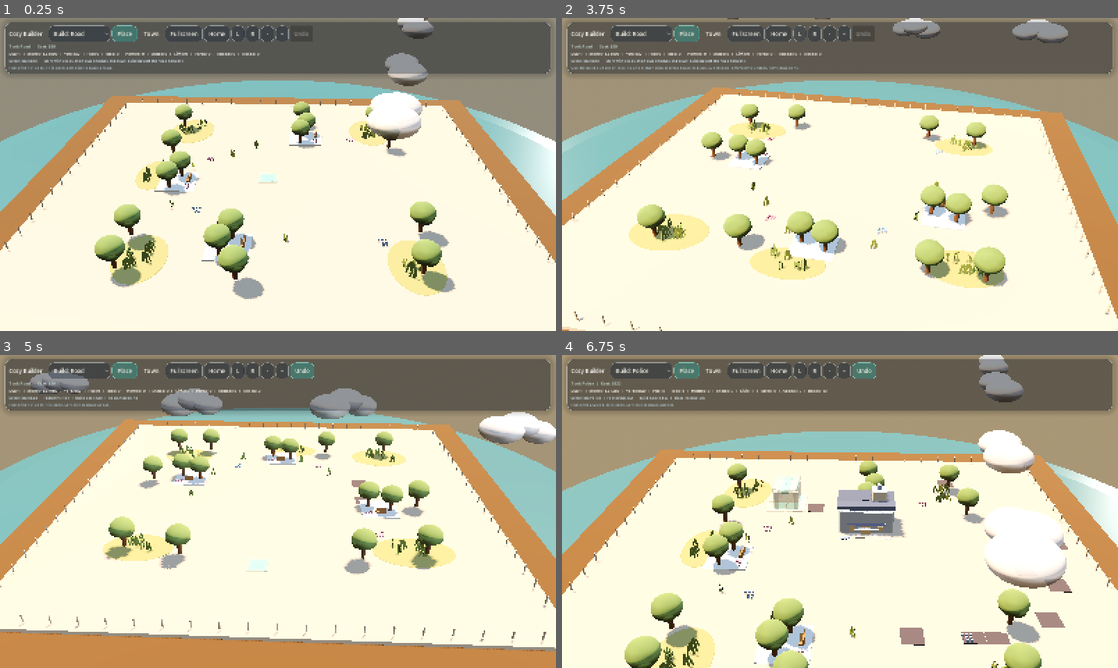
Above: before the commit, frames 1-4 (two rows, left to right).
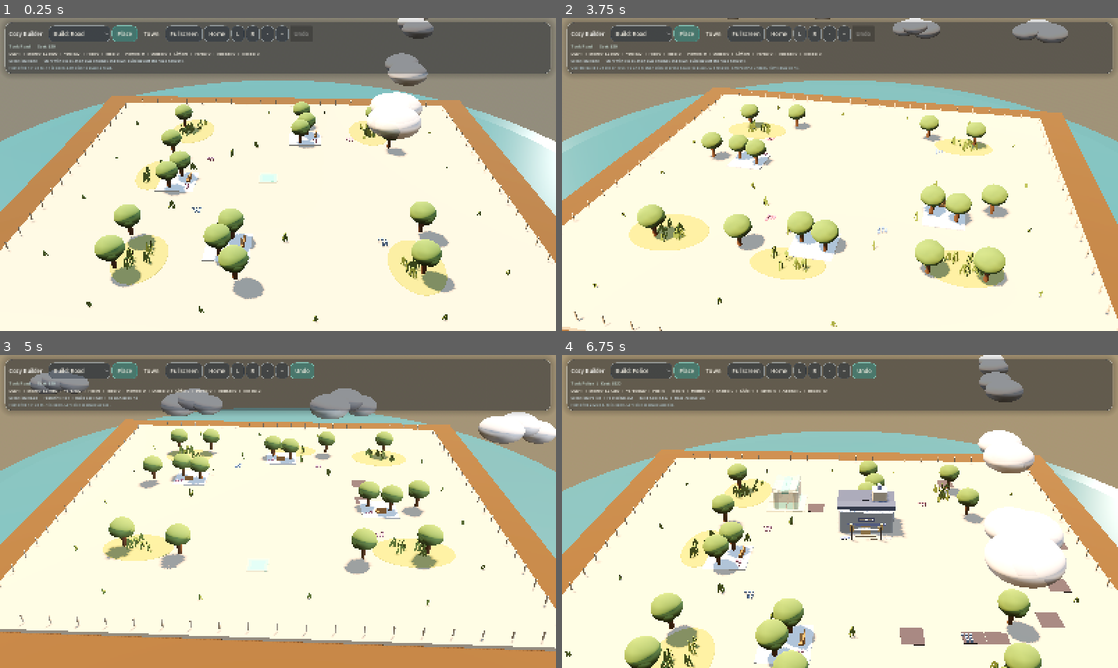
Above: after the commit, the same moments.

Repository: johnswaffles/my-backend-api
Game: Godot game, scene res://scenes/Main.tscn
Same seed, same stepped clock (60 frames per second), same inputs: the game is played once before the commit and once after it.
Inputs (mouse positions are in pixels of both pictures, inside the frame that each line leads up to):
- Up to frame 1 (0.25 s): no input
- Up to frame 2 (3.75 s): click "Build: Road" at 0.5 s; click "Place" at 1.25 s; click "Town" at 2 s; click "Home" at 2.75 s; click "L" at 3.5 s
- Up to frame 3 (5 s): tap Space at 4.25, 4.52 s; move the mouse to (250, 574) at 4.27 s; hold W from 4.28 s (still down); tap 1 at 4.35 s; click (250, 574) at 4.42 s
- Up to frame 4 (6.75 s): release W at 5 s; tap Enter at 5 s; drag from (1006, 558) to (812, 574) at 5.02 s; move the mouse to (673, 464) at 5.77 s; hold A 5.78-6.5 s; tap 3 at 5.85 s; drag from (867, 511) to (673, 464) at 6.52 s

The runs differ from the first frame. In frame 1, 0.6% of the frame differs, in the area x 7-92%, y 29-98%; in frame 2, 0.8%; in frame 3, 0.5%; in frame 4, 0.8%, in the area x 0-93%, y 36-100%.

Commit message:
Enrich Godot terrain and storefront charm

Diff:
--- a/cozy-builder-godot/scripts/main.gd
+++ b/cozy-builder-godot/scripts/main.gd
@@ -1534,6 +1534,26 @@
 		_add_edge_post(Vector3(edge - half, 0.12, -half - 0.9))
 		_add_edge_post(Vector3(edge - half, 0.12, half + 0.9))
 
+	for shore_pos in [
+		Vector3(-8.7, -0.14, -6.4),
+		Vector3(-8.9, -0.14, -2.8),
+		Vector3(-8.8, -0.14, 0.8),
+		Vector3(-8.5, -0.14, 4.6),
+		Vector3(8.7, -0.14, -5.8),
+		Vector3(8.9, -0.14, -1.6),
+		Vector3(8.6, -0.14, 2.2),
+		Vector3(8.5, -0.14, 6.0),
+		Vector3(-5.9, -0.14, -8.8),
+		Vector3(-1.5, -0.14, -8.6),
+		Vector3(2.6, -0.14, -8.9),
+		Vector3(6.4, -0.14, -8.7),
+		Vector3(-6.8, -0.14, 8.8),
+		Vector3(-2.2, -0.14, 8.6),
+		Vector3(1.8, -0.14, 8.8),
+		Vector3(5.9, -0.14, 8.7),
+	]:
+		_add_shore_detail(shore_pos)
+
 
 func _build_meadow() -> void:
 	for patch in [
@@ -1690,6 +1710,9 @@
 	_add_box(Vector3(width * 0.26, 0.28, depth * 0.53), Vector3(0.2, 0.28, 0.05), _window_material, root)
 	_add_round_canopy(Vector3(0.0, 0.36, depth * 0.62), Vector3(width * 0.48, 0.18, 0.22), _make_material_from_color(palette.trim, 0.52), root)
 	_add_local_cylinder(Vector3(width * 0.24, 1.9, -depth * 0.16), 0.11, 0.11, 0.22, _make_material_from_color(palette.accent, 0.42), root)
+	_add_service_steps(root, depth * 0.75, width * 0.42)
+	_add_front_lanterns(root, depth * 0.84, width * 0.52)
+	_add_signboard_local(Vector3(0.0, 0.98, depth * 0.72), Vector2(0.74, 0.16), palette.accent, "badge", root)
 	_add_shrub_cluster(Vector3(-width * 0.38, 0.0, depth * 0.82), palette.accent, root, 2)
 	_add_shrub_cluster(Vector3(width * 0.38, 0.0, depth * 0.82), palette.trim, root, 2)
 	return root
@@ -1713,6 +1736,9 @@
 		_add_box(Vector3(i * width * 0.24, 0.62, depth * 0.54), Vector3(width * 0.18, 0.08, 0.07), _make_material_from_color(palette.accent, 0.44), root)
 	_add_box(Vector3(0.0, 0.84, depth * 0.56), Vector3(width * 0.54, 0.12, 0.06), _make_material_from_color(palette.accent, 0.4), root)
 	_add_local_cylinder(Vector3(width * 0.34, 2.03, -depth * 0.12), 0.1, 0.1, 0.28, _make_material_from_color(palette.accent, 0.46), root)
+	_add_service_steps(root, depth * 0.8, width * 0.64)
+	_add_signboard_local(Vector3(0.0, 0.98, depth * 0.72), Vector2(0.88, 0.18), palette.accent, "fire", root)
+	_add_hydrant_local(Vector3(-width * 0.34, 0.08, depth * 0.92), root)
 	_add_shrub_cluster(Vector3(-width * 0.34, 0.0, depth * 0.84), palette.accent, root, 2)
 	_add_shrub_cluster(Vector3(width * 0.34, 0.0, depth * 0.84), palette.trim, root, 2)
 	return root
@@ -1736,6 +1762,9 @@
 	_add_box(Vector3(0.0, 0.28, depth * 0.56), Vector3(width * 0.16, 0.42, 0.05), _window_material, root)
 	_add_round_canopy(Vector3(0.0, 0.28, depth * 0.68), Vector3(width * 0.44, 0.14, 0.18), _make_material_from_color(palette.trim, 0.48), root)
 	_add_local_sphere(Vector3(0.0, 1.18, 0.0), 0.18, 0.22, _make_material_from_color(palette.accent, 0.36), root)
+	_add_service_steps(root, depth * 0.78, width * 0.48)
+	_add_front_lanterns(root, depth * 0.84, width * 0.5)
+	_add_signboard_local(Vector3(0.0, 0.98, depth * 0.7), Vector2(0.84, 0.16), palette.accent, "vault", root)
 	_add_shrub_cluster(Vector3(-width * 0.32, 0.0, depth * 0.84), palette.accent, root, 2)
 	_add_shrub_cluster(Vector3(width * 0.32, 0.0, depth * 0.84), palette.trim, root, 2)
 	return root
@@ -1763,6 +1792,8 @@
 		{"pos": Vector3(width * 0.26, 0.12, depth * 0.82), "color": Color("6ca8c4")}
 	]:
 		_add_box(produce_data.pos, Vector3(0.18, 0.14, 0.18), _make_material_from_color(produce_data.color, 0.82), root)
+	_add_crate_stack_local(Vector3(-width * 0.42, 0.08, depth * 0.9), palette.accent, root)
+	_add_signboard_local(Vector3(0.0, 0.98, depth * 0.72), Vector2(0.96, 0.18), palette.accent, "grocer", root)
 	_add_shrub_cluster(Vector3(-width * 0.36, 0.0, depth * 0.86), palette.trim, root, 2)
 	_add_shrub_cluster(Vector3(width * 0.36, 0.0, depth * 0.86), palette.accent, root, 2)
 	return root
@@ -1788,6 +1819,8 @@
 		var umbrella := _add_local_sphere(Vector3(patio_x * width, 0.28, depth * 0.95), 0.13, 0.16, _make_material_from_color(palette.accent, 0.46), root)
 		umbrella.scale = Vector3(1.4, 0.3, 1.4)
 	_add_box(Vector3(width * 0.28, height + 0.42, -depth * 0.08), Vector3(0.12, 0.4, 0.12), _stone_material, root)
+	_add_string_lights_local(root, depth * 0.98, width * 0.72)
+	_add_signboard_local(Vector3(0.0, 0.98, depth * 0.74), Vector2(0.88, 0.16), palette.accent, "bistro", root)
 	_add_shrub_cluster(Vector3(-width * 0.42, 0.0, depth * 0.88), palette.trim, root, 2)
 	_add_shrub_cluster(Vector3(width * 0.42, 0.0, depth * 0.88), palette.accent, root, 2)
 	return root
@@ -1811,6 +1844,8 @@
 	_add_box(Vector3(0.0, 0.82, depth * 0.58), Vector3(width * 0.46, 0.1, 0.05), _make_material_from_color(palette.trim, 0.42), root)
 	if variant % 2 == 1:
 		_add_soft_block(Vector3(width * 0.34, 0.56, -depth * 0.1), Vector3(0.46, 0.68, 0.52), _make_material_from_color(palette.trim, 0.84), root, 0.1)
+	_add_signboard_local(Vector3(0.0, 0.94, depth * 0.74), Vector2(0.76, 0.14), palette.accent, "corner", root)
+	_add_crate_stack_local(Vector3(width * 0.34, 0.08, depth * 0.9), palette.trim, root)
 	_add_shrub_cluster(Vector3(-width * 0.3, 0.0, depth * 0.86), palette.accent, root, 2)
 	_add_shrub_cluster(Vector3(width * 0.3, 0.0, depth * 0.86), palette.trim, root, 2)
 	return root
@@ -2202,6 +2237,66 @@
 	_add_box(position_3d + Vector3(0.0, 0.12, 0.12), Vector3(0.1, 0.14, 0.04), _window_material, parent)
 
 
+func _add_service_steps(parent: Node, z_position: float, width: float) -> void:
+	var step_material := _make_material("d4c5ad", 0.9)
+	_add_box(Vector3(0.0, 0.04, z_position), Vector3(width, 0.04, 0.2), step_material, parent)
+	_add_box(Vector3(0.0, 0.08, z_position - 0.12), Vector3(width * 0.88, 0.04, 0.16), step_material, parent)
+
+
+func _add_front_lanterns(parent: Node, z_position: float, width: float) -> void:
+	for side in [-1.0, 1.0]:
+		_add_local_cylinder(Vector3(side * width * 0.5, 0.38, z_position), 0.03, 0.03, 0.76, _road_material, parent)
+		_add_box(Vector3(side * width * 0.5, 0.82, z_position), Vector3(0.12, 0.1, 0.12), _window_material, parent)
+
+
+func _add_signboard_local(position_3d: Vector3, size: Vector2, accent: Color, kind: String, parent: Node) -> void:
+	var sign_material := _make_material_from_color(accent.darkened(0.25), 0.5)
+	var trim_material := _make_material("f4ecda", 0.84)
+	_add_box(position_3d, Vector3(size.x, size.y, 0.06), sign_material, parent)
+	_add_box(position_3d + Vector3(0.0, 0.0, 0.04), Vector3(size.x * 0.82, size.y * 0.22, 0.02), trim_material, parent)
+	match kind:
+		"badge":
+			_add_local_sphere(position_3d + Vector3(0.0, 0.0, 0.05), 0.06, 0.08, trim_material, parent)
+		"fire":
+			_add_box(position_3d + Vector3(0.0, 0.0, 0.05), Vector3(0.12, 0.12, 0.02), trim_material, parent)
+		"vault":
+			_add_local_cylinder(position_3d + Vector3(0.0, 0.0, 0.05), 0.06, 0.06, 0.04, trim_material, parent)
+		"grocer":
+			_add_box(position_3d + Vector3(-0.08, 0.0, 0.05), Vector3(0.08, 0.08, 0.02), _make_material("c95d49", 0.82), parent)
+			_add_box(position_3d + Vector3(0.08, 0.0, 0.05), Vector3(0.08, 0.08, 0.02), _make_material("7da85b", 0.82), parent)
+		"bistro":
+			_add_box(position_3d + Vector3(0.0, 0.0, 0.05), Vector3(0.18, 0.06, 0.02), trim_material, parent)
+		"corner":
+			_add_box(position_3d + Vector3(0.0, 0.0, 0.05), Vector3(0.14, 0.08, 0.02), trim_material, parent)
+
+
+func _add_crate_stack_local(position_3d: Vector3, accent: Color, parent: Node) -> void:
+	var wood := _make_material("9f7b56", 0.8)
+	_add_box(position_3d, Vector3(0.2, 0.12, 0.2), wood, parent)
+	_add_box(position_3d + Vector3(0.18, 0.04, -0.04), Vector3(0.16, 0.1, 0.16), wood, parent)
+	_add_box(position_3d + Vector3(0.0, 0.12, 0.0), Vector3(0.06, 0.06, 0.06), _make_material_from_color(accent, 0.82), parent)
+
+
+func _add_hydrant_local(position_3d: Vector3, parent: Node) -> void:
+	var hydrant := _make_material("c45043", 0.68)
+	_add_local_cylinder(position_3d + Vector3(0.0, 0.12, 0.0), 0.05, 0.06, 0.24, hydrant, parent)
+	_add_box(position_3d + Vector3(0.0, 0.24, 0.0), Vector3(0.16, 0.06, 0.08), hydrant, parent)
+
+
+func _add_string_lights_local(parent: Node, z_position: float, width: float) -> void:
+	_add_box(Vector3(0.0, 0.82, z_position), Vector3(width, 0.02, 0.02), _make_material("6a5a4d", 0.82), parent)
+	for i in range(5):
+		var t := float(i) / 4.0
+		var x := lerpf(-width * 0.5, width * 0.5, t)
+		_add_box(Vector3(x, 0.76 + sin(t * TAU) * 0.04, z_position), Vector3(0.05, 0.06, 0.05), _window_material, parent)
+
+
+func _add_shore_detail(position_3d: Vector3) -> void:
+	_add_box(position_3d, Vector3(0.34, 0.08, 0.24), _stone_material, grid_root)
+	_add_box(position_3d + Vector3(0.18, 0.04, -0.1), Vector3(0.18, 0.06, 0.16), _stone_material, grid_root)
+	_add_grass_clump(position_3d + Vector3(-0.12, 0.12, 0.08), 0.72)
+
+
 func _add_lamp(position_3d: Vector3) -> void:
 	_add_cylinder(position_3d + Vector3(0.0, 0.54, 0.0), 0.04, 0.04, 1.08, _road_material)
 	_add_box(position_3d + Vector3(0.0, 1.12, 0.0), Vector3(0.18, 0.1, 0.18), _window_material, building_root)
Not shown, changed: public/godot-playtest/index.html
Not shown, changed: public/godot-playtest/index.pck
